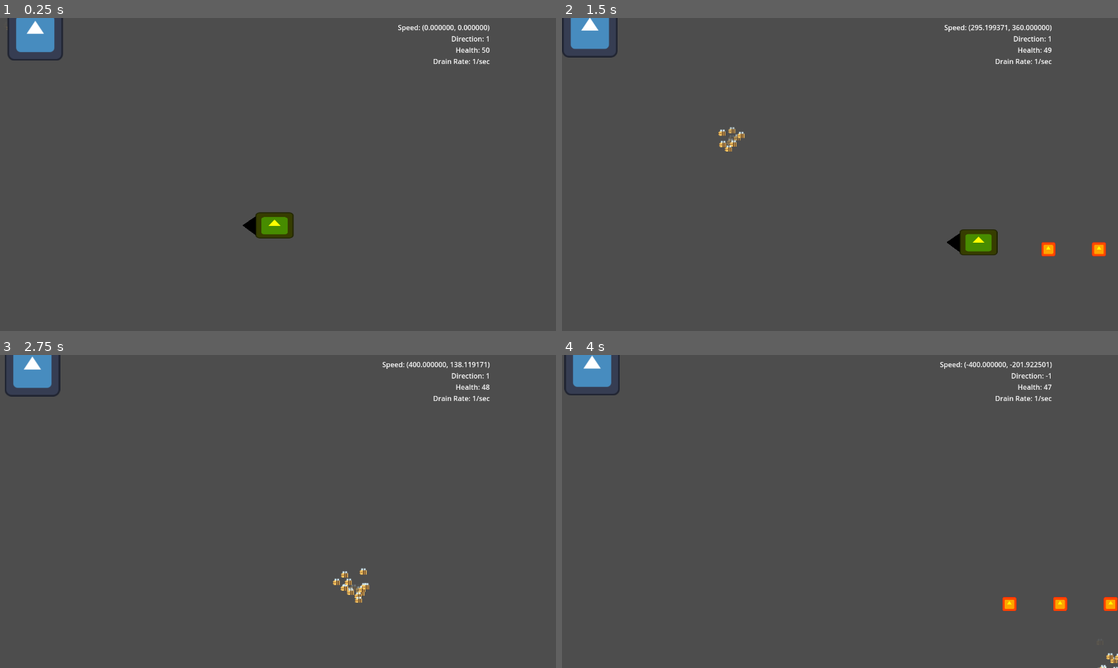
Above: before the commit, frames 1-4 (two rows, left to right).
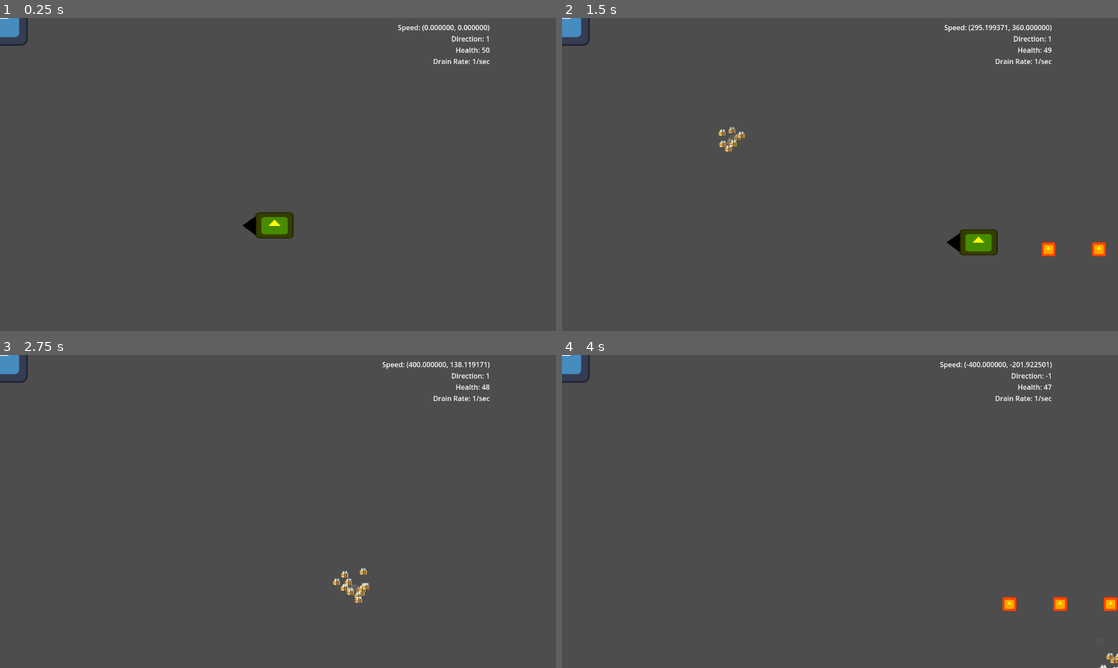
Above: after the commit, the same moments.

Repository: pkflunr/SGDA-EGD-Game-Jam-2023
Game: Godot game, scene res://Scenes/Enemy/tester.tscn
The game is run twice, just before and just after one commit, with the same random seed, the same clock (stepped at 60 frames per second) and the same inputs. This scene is started directly instead of the project's main scene. The engine's default icon, where the game draws it, is replaced by a stand-in: a white triangle on a blue panel in a dark square.
Inputs:
- Up to frame 1 (0.25 s): no input
- Up to frame 2 (1.5 s): hold Right (player_right) 0.53-1.28 s; hold X (player_shoot) 0.53-1.28 s; hold Down (player_down) from 1.28 s (still down); tap X (player_shoot) at 1.35 s
- Up to frame 3 (2.75 s): release Down (player_down) at 2.03 s; hold Right (player_right) from 2.03 s (still down); hold X (player_shoot) from 2.03 s (still down)
- Up to frame 4 (4 s): release Right (player_right) at 2.78 s; release X (player_shoot) at 2.78 s; hold Up (player_up) 2.78-3.53 s; tap X (player_shoot) at 2.85 s; hold Left (player_left) from 3.53 s (still down); hold X (player_shoot) from 3.53 s (still down)

The runs differ from the first frame. In frame 1, 1.1% of the frame differs, in the area x 0-12%, y 0-14%; in frame 2, 0.8%; in frame 3, 1.0%; in frame 4, 0.9%.
Error after the commit: Parse Error: Too few arguments for "rotate_toward()" call. Expected at least 3 but received 2. (res://Scenes/Enemy/stingerEnemy.gd:80)

Commit message:
stinger enemy shakes, begun process of changing to kinematic bodies

Diff:
--- /dev/null
+++ b/Scenes/Enemy/enemyShooter.gd
@@ -0,0 +1,24 @@
+extends Node2D
+
+@export var projectile: PackedScene
+@export var cooldown = 0.1
+@onready var cooldown_timer = $Cooldown
+var bullet = load("res://Scenes/Objects/bullet.tscn")
+
+# Called when the node enters the scene tree for the first time.
+func _ready():
+	cooldown_timer.wait_time = cooldown
+
+# Called every frame. 'delta' is the elapsed time since the previous frame.
+func _physics_process(delta):
+	if Input.is_action_pressed("player_shoot"):
+		fire()
+
+func fire():
+	if(!cooldown_timer.time_left):
+		var direction = Vector2(get_parent().direction, 0)
+		var b = bullet.instantiate()
+		b.direction = direction
+		var b2 = Area2D.new()
+		add_child(b)
+		cooldown_timer.start()
--- /dev/null
+++ b/Scenes/Enemy/enemyShooter.tscn
@@ -0,0 +1,6 @@
+[gd_scene load_steps=2 format=3 uid="uid://cnkq2y8y3mqvj"]
+
+[ext_resource type="Script" path="res://Scenes/Enemy/enemyShooter.gd" id="1_c3vpp"]
+
+[node name="enemyShooter" type="Node2D"]
+script = ExtResource("1_c3vpp")
--- a/Scenes/Enemy/shooterEnemy.gd
+++ b/Scenes/Enemy/shooterEnemy.gd
@@ -21,7 +21,8 @@
 
 var hover_y_band_tolerance = 400
 var picked_point : Vector2
-var point_range = 50
+var x_point_range = 30
+var y_point_range = 50
 
 # Called when the node enters the scene tree for the first time.
 func _ready():
@@ -37,11 +38,10 @@
 func _process(delta):
 	move(delta)
 
-#	if (cos(rotation) < 0) :
-#		$Icon.set_flip_h(true)
-#	else:
-#		$Icon.set_flip_h(false)
-# idk why but this isn't working rn, isn't flipping the image
+	if (cos(rotation) < 0) :
+		$Icon.scale.x = -1
+	else:
+		$Icon.scale.y = 1
 
 	match curr_state:
 		ShooterEnemyStates.HOVER:
@@ -58,14 +58,14 @@
 func hover(delta):
 	accelerate_in_dir((picked_point - position) * 2, delta, 25)
 	slow_down(0.2, delta)
+	velocity.x *= pow(0.5, delta)
 
 func generate_hover_point():
 
-	var topLim = -point_range if position.y > player.position.y - hover_y_band_tolerance else 0
-	var botLim = point_range if position.y < player.position.y + hover_y_band_tolerance else 0
+	var topLim = -y_point_range if position.y > player.position.y - hover_y_band_tolerance else 0
+	var botLim = y_point_range if position.y < player.position.y + hover_y_band_tolerance else 0
 	var offset = rng.randi_range(topLim, botLim)
-
-	picked_point = Vector2(player.position.x + (hover_distance if position.x > player.position.x else -hover_distance) + rng.randi_range(-point_range, point_range), position.y + offset)
+	picked_point = Vector2(player.position.x + (hover_distance if position.x > player.position.x else -hover_distance) + rng.randi_range(-x_point_range, x_point_range), position.y + offset)
 
 func attack(delta):
 	pass
--- a/Scenes/Enemy/shooterEnemy.tscn
+++ b/Scenes/Enemy/shooterEnemy.tscn
@@ -6,17 +6,23 @@
 [sub_resource type="CircleShape2D" id="CircleShape2D_woftc"]
 radius = 64.0
 
-[node name="shooterEnemyArea" type="Area2D"]
+[node name="CharacterBody2D" type="CharacterBody2D"]
+collision_layer = 0
+
+[node name="shooterEnemyArea" type="Area2D" parent="."]
 script = ExtResource("1_qqx58")
+
+[node name="CollisionShape2D" type="CollisionShape2D" parent="shooterEnemyArea"]
+shape = SubResource("CircleShape2D_woftc")
+
+[node name="Icon" type="Sprite2D" parent="shooterEnemyArea"]
+texture = ExtResource("2_dv2yt")
+
+[node name="PickPoint" type="Timer" parent="shooterEnemyArea"]
+wait_time = 0.2
 
 [node name="CollisionShape2D" type="CollisionShape2D" parent="."]
 shape = SubResource("CircleShape2D_woftc")
 
-[node name="Icon" type="Sprite2D" parent="."]
-texture = ExtResource("2_dv2yt")
-
-[node name="PickPoint" type="Timer" parent="."]
-wait_time = 0.2
-
-[connection signal="body_entered" from="." to="." method="_on_body_entered"]
-[connection signal="timeout" from="PickPoint" to="." method="_on_pick_point_timeout"]
+[connection signal="body_entered" from="shooterEnemyArea" to="shooterEnemyArea" method="_on_body_entered"]
+[connection signal="timeout" from="shooterEnemyArea/PickPoint" to="shooterEnemyArea" method="_on_pick_point_timeout"]
--- a/Scenes/Enemy/stingerEnemy.gd
+++ b/Scenes/Enemy/stingerEnemy.gd
@@ -1,7 +1,7 @@
 extends Area2D
 
 @export var health = 100
-@export var orbit_distance = 100
+@export var orbit_distance = 150
 @export var player : Node2D
 @export var speed_limit : int = 25
 @export var speed_multiplier : float = 0.5
@@ -28,6 +28,8 @@
 var velocity : Vector2
 var rng = RandomNumberGenerator.new()
 
+var shakeDir : Vector2
+
 # Called when the node enters the scene tree for the first time.
 func _ready():
 	velocity = Vector2.ZERO
@@ -37,15 +39,13 @@
 	curr_state = StingerEnemyStates.ORBIT
 	generate_orbit_direction()
 
-
 # Called every frame. 'delta' is the elapsed time since the previous frame.
 func _process(delta):
 
-#	if (cos(rotation) < 0) :
-#		$Icon.set_flip_h(true)
-#	else:
-#		$Icon.set_flip_h(false)
-# idk why but this isn't working rn, isn't flipping the image
+	if (cos(rotation) < 0) :
+		$Icon.scale.y = -1
+	else:
+		$Icon.scale.y = 1
 
 	match curr_state:
 		StingerEnemyStates.ORBIT:
@@ -67,18 +67,27 @@
 
 # the orbitting is kinda fricked but I'm not going to bother rn
 func orbit_player(delta):
+	shake(delta, 100)
 	var target_pos
 	if (orbit_dir_clockwise):
-		target_pos = player.position + Vector2.from_angle((position - player.position).angle() + PI / 3) * orbit_distance
+		target_pos = player.position + Vector2.from_angle((position - player.position).angle() + PI / 6) * orbit_distance
 	else:
-		target_pos = player.position + Vector2.from_angle((position - player.position).angle() - PI / 3) * orbit_distance
-	accelerate_in_dir(target_pos - position, delta)
+		target_pos = player.position + Vector2.from_angle((position - player.position).angle() - PI / 6) * orbit_distance
+	accelerate_in_dir(target_pos - position, delta / orbit_distance * 100)
 	move(delta)
 	if ($StingTargettedWait.is_stopped() and can_sting()):
 		$StingTargettedWait.start()
 	rotate_toward(delta, rotation_speed)
 
+func shake(delta, range):
+	if(!$ShakeFreq.time_left):
+		print("hi")
+		shakeDir = Vector2( rng.randi_range(-range, range), rng.randi_range(-range, range) )
+		$ShakeFreq.start()
+	accelerate_in_dir(shakeDir, delta)
+
 func charge_sting(delta):
+	shake(delta, 100)
 	if ($StingCharge.is_stopped()):
 		$StingCharge.start()
 	slow_down(charging_friction, delta)
@@ -122,7 +131,7 @@
 	orbit_dir_clockwise = rng.randi_range(0, 1) == 1
 
 func accelerate_in_dir(dir : Vector2, delta, limit : float = speed_limit):
-	velocity += (dir * delta / orbit_distance * 100)
+	velocity += dir * delta
 	velocity = velocity.limit_length(limit)
 
 func move(delta):
--- a/Scenes/Enemy/stingerEnemy.tscn
+++ b/Scenes/Enemy/stingerEnemy.tscn
@@ -6,30 +6,39 @@
 [sub_resource type="CircleShape2D" id="CircleShape2D_woftc"]
 radius = 64.0
 
-[node name="stingerEnemyArea" type="Area2D"]
+[node name="stingerEnemy" type="CharacterBody2D"]
+
+[node name="stingerEnemyArea" type="Area2D" parent="."]
 script = ExtResource("1_y4qay")
+
+[node name="CollisionShape2D" type="CollisionShape2D" parent="stingerEnemyArea"]
+shape = SubResource("CircleShape2D_woftc")
+
+[node name="Icon" type="Sprite2D" parent="stingerEnemyArea"]
+texture = ExtResource("1_cs701")
+
+[node name="AnimationPlayer" type="AnimationPlayer" parent="stingerEnemyArea"]
+
+[node name="StingTargettedWait" type="Timer" parent="stingerEnemyArea"]
+wait_time = 3.0
+
+[node name="StingCharge" type="Timer" parent="stingerEnemyArea"]
+
+[node name="StingDuration" type="Timer" parent="stingerEnemyArea"]
+wait_time = 0.25
+
+[node name="StingCooldown" type="Timer" parent="stingerEnemyArea"]
+wait_time = 2.0
+
+[node name="ShakeFreq" type="Timer" parent="stingerEnemyArea"]
+wait_time = 0.2
+one_shot = true
 
 [node name="CollisionShape2D" type="CollisionShape2D" parent="."]
 shape = SubResource("CircleShape2D_woftc")
 
-[node name="Icon" type="Sprite2D" parent="."]
-texture = ExtResource("1_cs701")
-
-[node name="AnimationPlayer" type="AnimationPlayer" parent="."]
-
-[node name="StingTargettedWait" type="Timer" parent="."]
-wait_time = 3.0
-
-[node name="StingCharge" type="Timer" parent="."]
-
-[node name="StingDuration" type="Timer" parent="."]
-wait_time = 0.25
-
-[node name="StingCooldown" type="Timer" parent="."]
-wait_time = 2.0
-
-[connection signal="body_entered" from="." to="." method="_on_body_entered"]
-[connection signal="timeout" from="StingTargettedWait" to="." method="_on_sting_targetted_wait_timeout"]
-[connection signal="timeout" from="StingCharge" to="." method="_on_sting_charge_timeout"]
-[connection signal="timeout" from="StingDuration" to="." method="_on_sting_duration_timeout"]
-[connection signal="timeout" from="StingCooldown" to="." method="_on_sting_cooldown_timeout"]
+[connection signal="body_entered" from="stingerEnemyArea" to="stingerEnemyArea" method="_on_body_entered"]
+[connection signal="timeout" from="stingerEnemyArea/StingTargettedWait" to="stingerEnemyArea" method="_on_sting_targetted_wait_timeout"]
+[connection signal="timeout" from="stingerEnemyArea/StingCharge" to="stingerEnemyArea" method="_on_sting_charge_timeout"]
+[connection signal="timeout" from="stingerEnemyArea/StingDuration" to="stingerEnemyArea" method="_on_sting_duration_timeout"]
+[connection signal="timeout" from="stingerEnemyArea/StingCooldown" to="stingerEnemyArea" method="_on_sting_cooldown_timeout"]
--- a/Scenes/Enemy/tester.tscn
+++ b/Scenes/Enemy/tester.tscn
@@ -1,8 +1,9 @@
-[gd_scene load_steps=4 format=3 uid="uid://cgdy7gddro64t"]
+[gd_scene load_steps=5 format=3 uid="uid://cgdy7gddro64t"]
 
 [ext_resource type="PackedScene" uid="uid://bgya75270swv3" path="res://Scenes/Enemy/enemy_bee_ball.tscn" id="2_r350b"]
 [ext_resource type="PackedScene" uid="uid://coj4n8nbphcla" path="res://Scenes/Player/player.tscn" id="2_y8iuh"]
 [ext_resource type="PackedScene" uid="uid://cymylfhdyoiuh" path="res://Scenes/Enemy/shooterEnemy.tscn" id="3_fwcdn"]
+[ext_resource type="PackedScene" uid="uid://dm2s3jwpydmmw" path="res://Scenes/Enemy/stingerEnemy.tscn" id="4_43bmg"]
 
 [node name="tester" type="Node2D"]
 
@@ -12,8 +13,9 @@
 [node name="Player" parent="." instance=ExtResource("2_y8iuh")]
 position = Vector2(632, 477)
 
-[node name="shooterEnemyArea" parent="." node_paths=PackedStringArray("player") instance=ExtResource("3_fwcdn")]
-player = NodePath("../Player")
+[node name="shooterEnemyArea" parent="." instance=ExtResource("3_fwcdn")]
 
 [node name="PickPoint" type="Timer" parent="shooterEnemyArea"]
 wait_time = 0.2
+
+[node name="stingerEnemy" parent="." instance=ExtResource("4_43bmg")]
